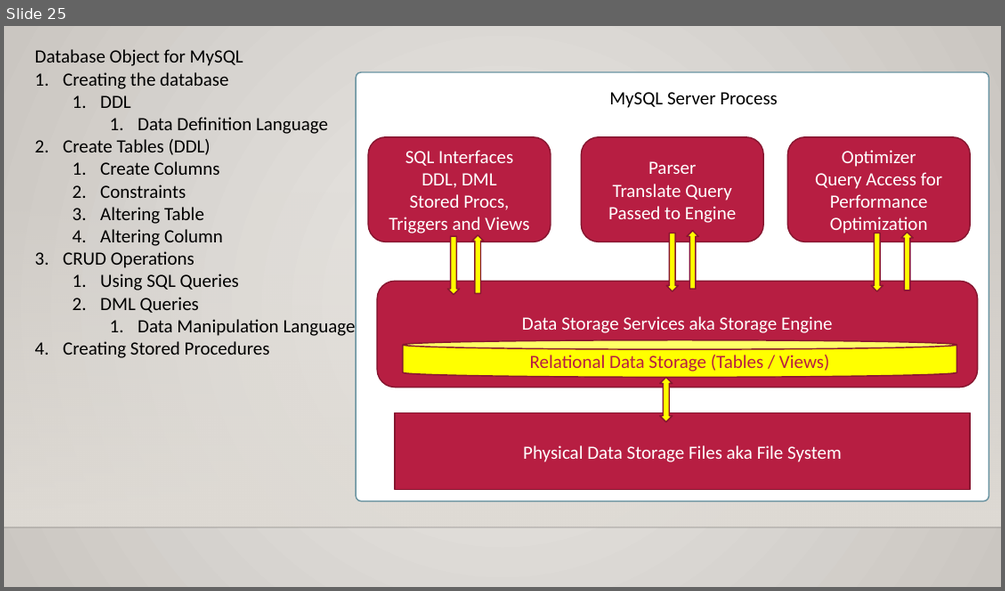
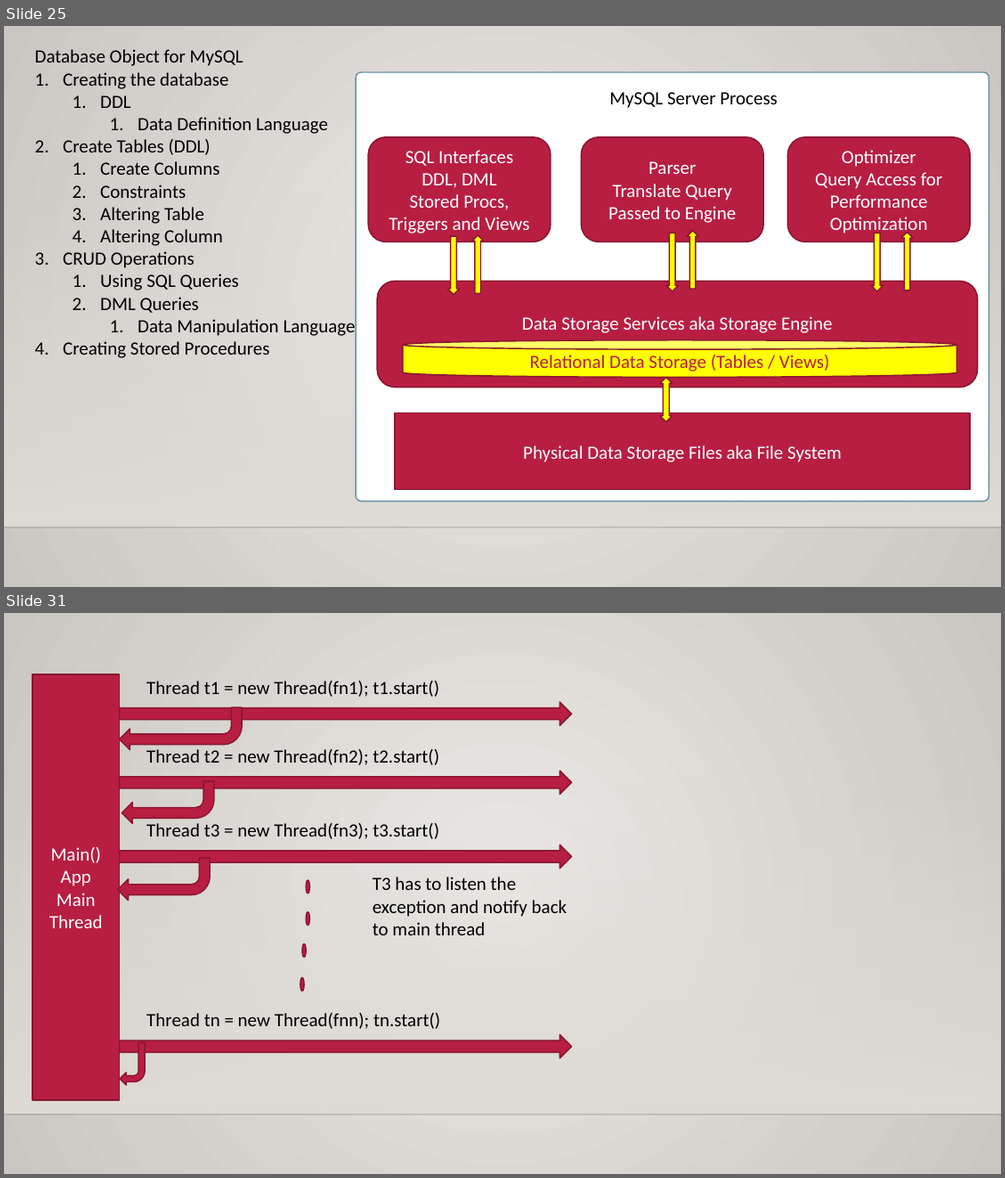
Before and after one commit to maheshsabnis/blazejan2021, a slide deck: Training_Notes_PPTs.pptx. Shown one above the other, each under a label of ours: slide 25 before the commit, slides 25 and 31 after it; the slides between them are not shown. The pictures are 1005x591 and 1005x1178 pixels, drawn with LibreOffice and Linux fonts; fonts in the diff are those of the drawing; background and template pictures are left out. Boxes give left, top, right and bottom in pixels: in the first picture for what was removed or moved away, otherwise in the second. Text is boxed around its words. In the diff, an @@ line names an element or a change of style, - is before the commit and + after.

```diff
--- a/Training_Notes_PPTs.pptx
+++ b/Training_Notes_PPTs.pptx
@@ slide 31 added at (4, 613, 1001, 1174), background gradient #ECEAE7 to #CAC7C1; not listed: 2 template elements that a slide beside it also shows @@
@@ rectangle added at (32, 674, 119, 1100), fill #B71E42, outline #871631 1.25 pt, 18 pt, text #FFFFFF @@
+Main()
+App
+Main
+Thread
@@ text added at (146, 681, 439, 697), 18 pt, text #000000 @@
+Thread t1 = new Thread(fn1); t1.start()
@@ right arrow added at (119, 702, 572, 725), fill #B71E42, outline #871631 1.25 pt @@
@@ bent arrow added at (119, 707, 242, 749), fill #B71E42, outline #871631 1.25 pt @@
@@ right arrow added at (119, 771, 572, 794), fill #B71E42, outline #871631 1.25 pt @@
@@ text added at (146, 749, 439, 765), 18 pt, text #000000 @@
+Thread t2 = new Thread(fn2); t2.start()
@@ bent arrow added at (122, 781, 214, 823), fill #B71E42, outline #871631 1.25 pt @@
@@ text added at (146, 823, 439, 839), 18 pt, text #000000 @@
+Thread t3 = new Thread(fn3); t3.start()
@@ right arrow added at (119, 844, 572, 868), fill #B71E42, outline #871631 1.25 pt @@
@@ bent arrow added at (118, 859, 210, 900), fill #B71E42, outline #871631 1.25 pt @@
@@ text added at (372, 876, 566, 935), 18 pt, text #000000 @@
+T3 has to listen the exception and notify back to main thread
@@ ellipse added at (306, 880, 310, 893), fill #B71E42, outline #871631 1.25 pt @@
@@ ellipse added at (306, 912, 310, 925), fill #B71E42, outline #871631 1.25 pt @@
@@ ellipse added at (302, 943, 306, 957), fill #B71E42, outline #871631 1.25 pt @@
@@ ellipse added at (300, 977, 304, 990), fill #B71E42, outline #871631 1.25 pt @@
@@ text added at (146, 1013, 440, 1029), 18 pt, text #000000 @@
+Thread tn = new Thread(fnn); tn.start()
@@ right arrow added at (119, 1035, 572, 1058), fill #B71E42, outline #871631 1.25 pt @@
@@ bent arrow added at (120, 1043, 145, 1085), fill #B71E42, outline #871631 1.25 pt @@
```
Also in this commit, not shown: 1 slide changed, 6 other slides added, 7 other files.
